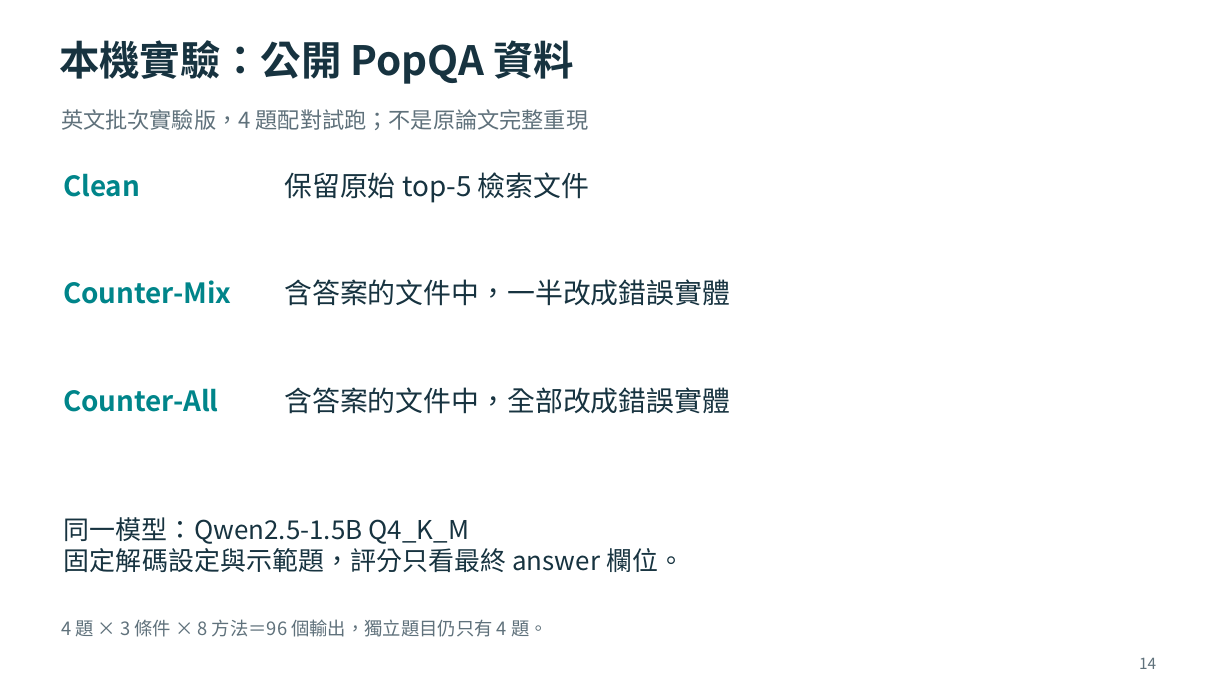
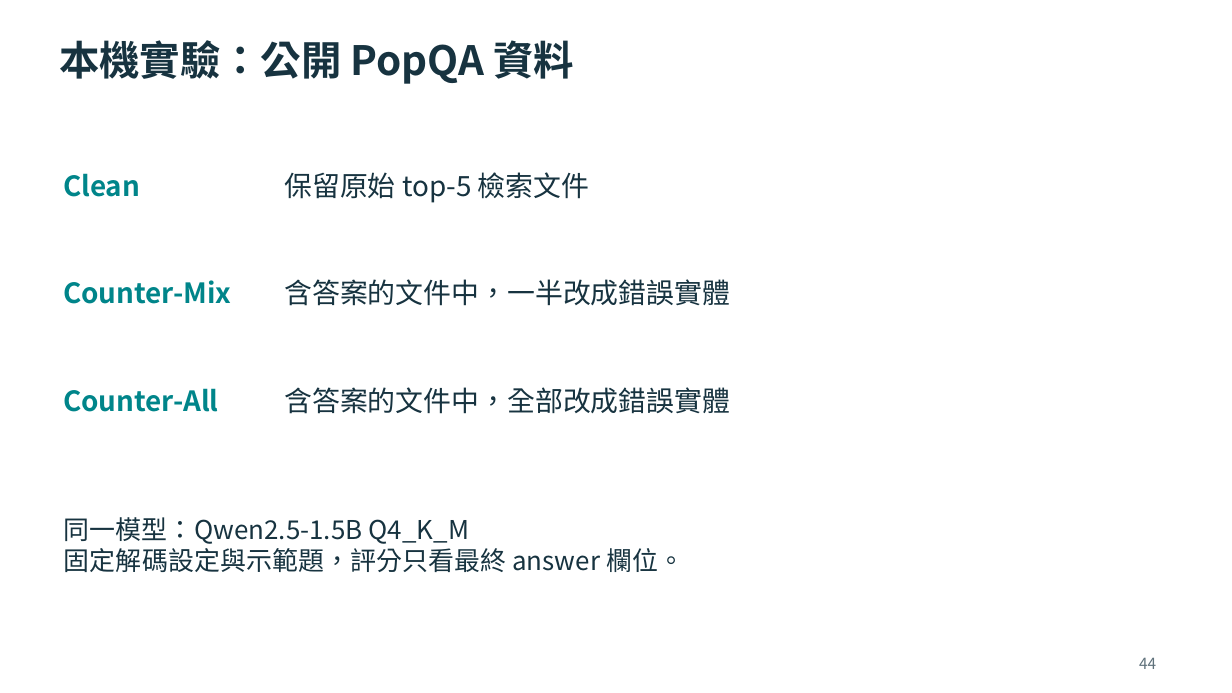
Before and after one commit to OohelloworldoO/Paper-Reading-Notes, a slide deck: slide 44 of 2026/1005-IDEAL-RAG(Final)/IDEAL-RAG_2026-10-05_Meeting.pptx (slide 39 before the commit). Drawn at 1232x693 pixels with LibreOffice and Linux fonts; fonts in the diff are those of the drawing. Boxes give left, top, right and bottom in pixels: in the first picture for what was removed or moved away, otherwise in the second. Text is boxed around its words. In the diff, an @@ line names an element or a change of style, - is before the commit and + after.

```diff
--- a/2026/1005-IDEAL-RAG(Final)/IDEAL-RAG_2026-10-05_Meeting.pptx
+++ b/2026/1005-IDEAL-RAG(Final)/IDEAL-RAG_2026-10-05_Meeting.pptx
@@ text removed at [61,109,589,130] @@
-英文批次實驗版，4 題配對試跑；不是原論文完整重現
@@ text removed at [61,619,548,637] @@
-4 題 × 3 條件 × 8 方法＝96 個輸出，獨立題目仍只有 4 題。
@@ text at [1139,657,1156,669]: text changed @@
-14
+44
```
Also in this commit, not shown: 39 other slides changed, 7 slides added, 3 slides removed.
